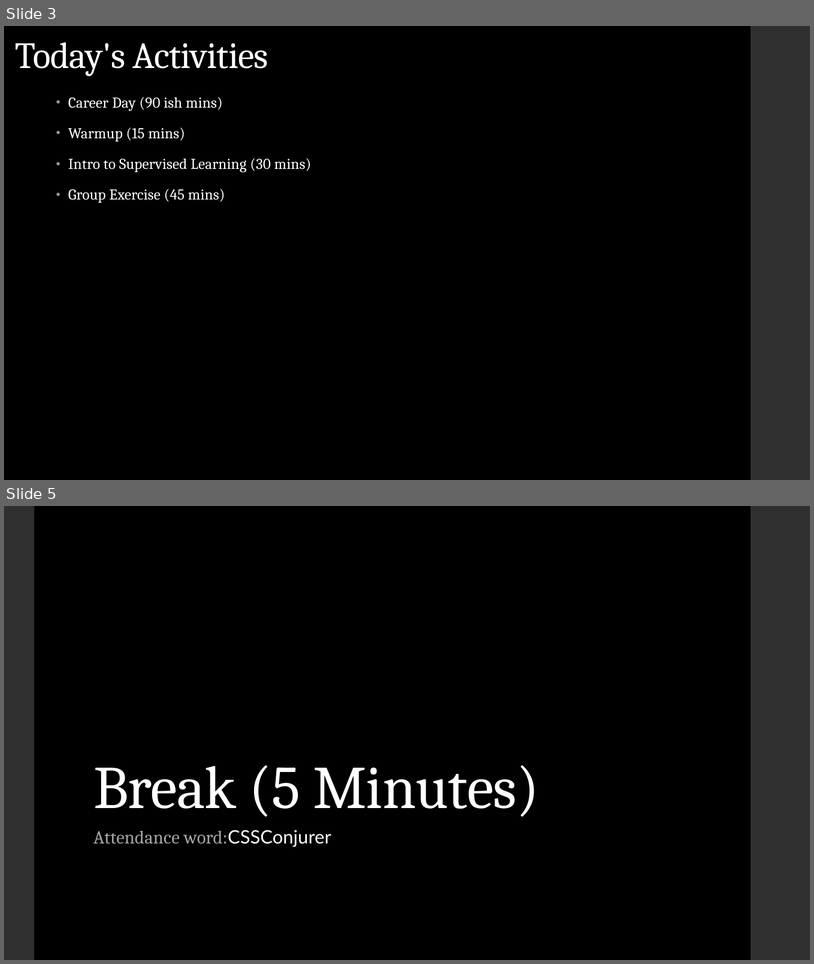
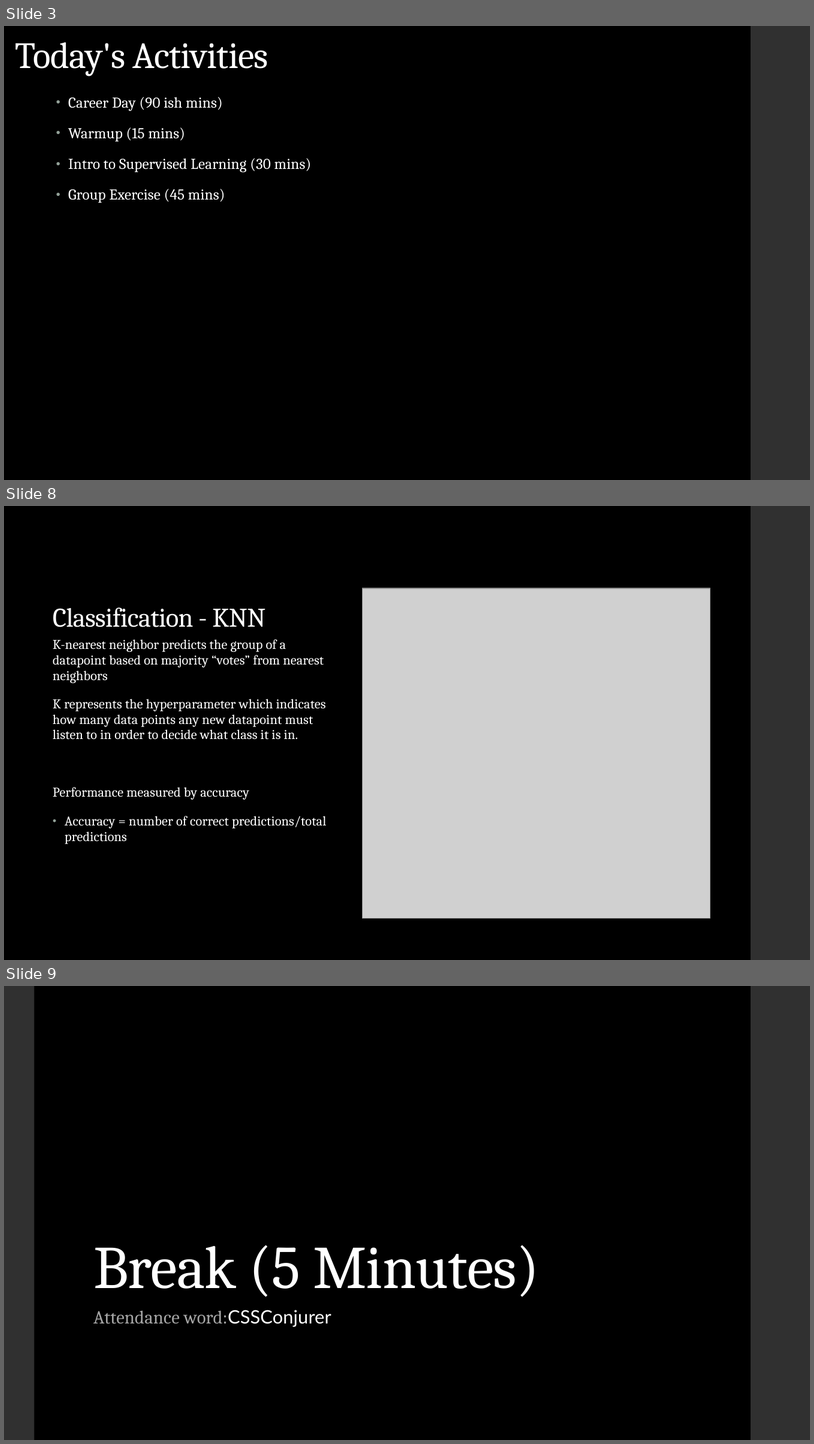
Before and after one commit to LaunchCoderGirlSTL/Data-Science-Assignments, a slide deck: course_material/week_13/week_13_presentation.pptx. Shown one above the other, each under a label of ours: slides 3 and 5 before the commit, slides 3, 8 and 9 after it; the slides between them are not shown. The pictures are 814x964 and 814x1444 pixels, drawn with LibreOffice and Linux fonts; fonts in the diff are those of the drawing; grey boxes stand for pictures. Boxes give left, top, right and bottom in pixels: in the first picture for what was removed or moved away, otherwise in the second. Text is boxed around its words. In the diff, an @@ line names an element or a change of style, - is before the commit and + after.

```diff
--- a/course_material/week_13/week_13_presentation.pptx
+++ b/course_material/week_13/week_13_presentation.pptx
@@ slide 8 added at (x1=4, y1=506, x2=810, y2=960), background #000000; not listed: 1 template element that a slide beside it also shows @@
@@ picture added at (x1=363, y1=588, x2=711, y2=918) @@
@@ title added at (x1=53, y1=607, x2=266, y2=627), 32 pt, text #FFFFFF @@
+Classification - KNN
@@ text added at (x1=53, y1=639, x2=326, y2=844), 16 pt, text #FFFFFF @@
+K-nearest neighbor predicts the group of a datapoint based on majority “votes” from nearest neighbors
+K represents the hyperparameter which indicates how many data points any new datapoint must listen to in order to decide what class it is in.
+Performance measured by accuracy
+• Accuracy = number of correct predictions/total predictions
@@ what was slide 5 is now slide 9 @@
```
Also in this commit, not shown: 1 slide changed, 3 other slides added.
